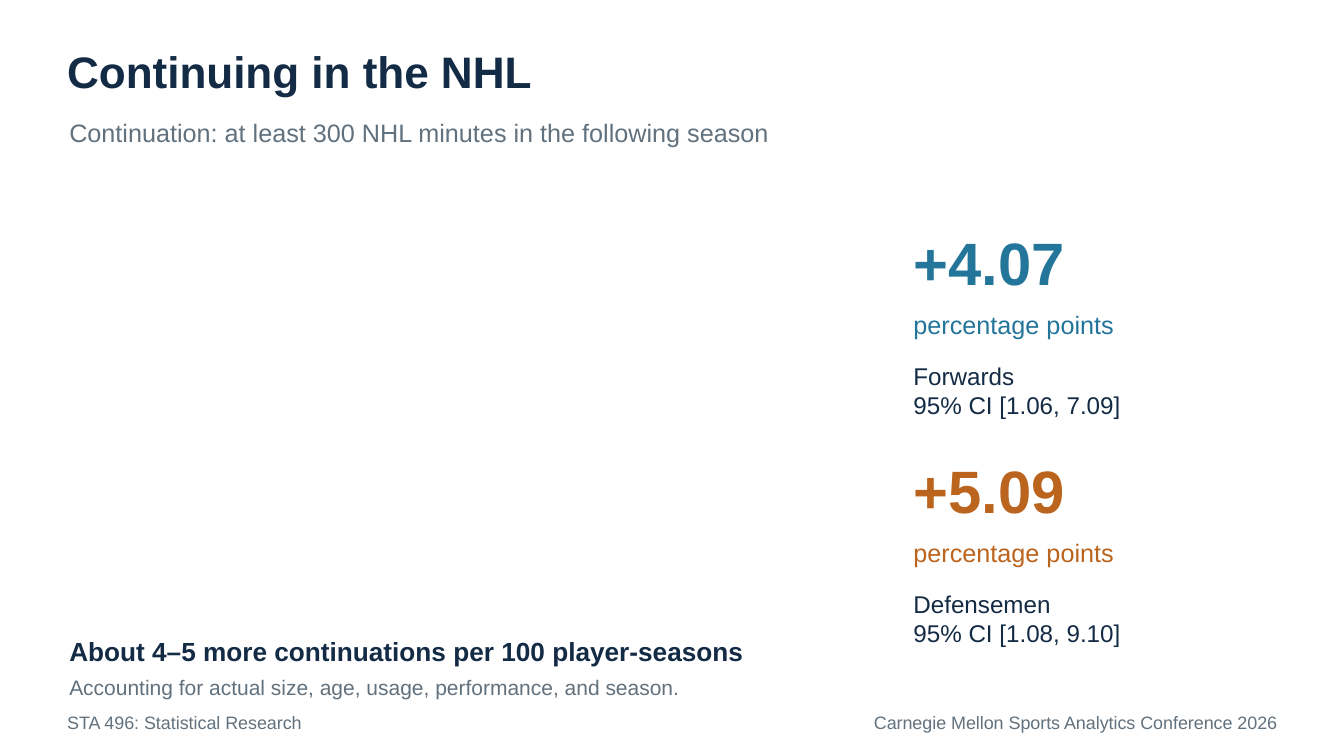
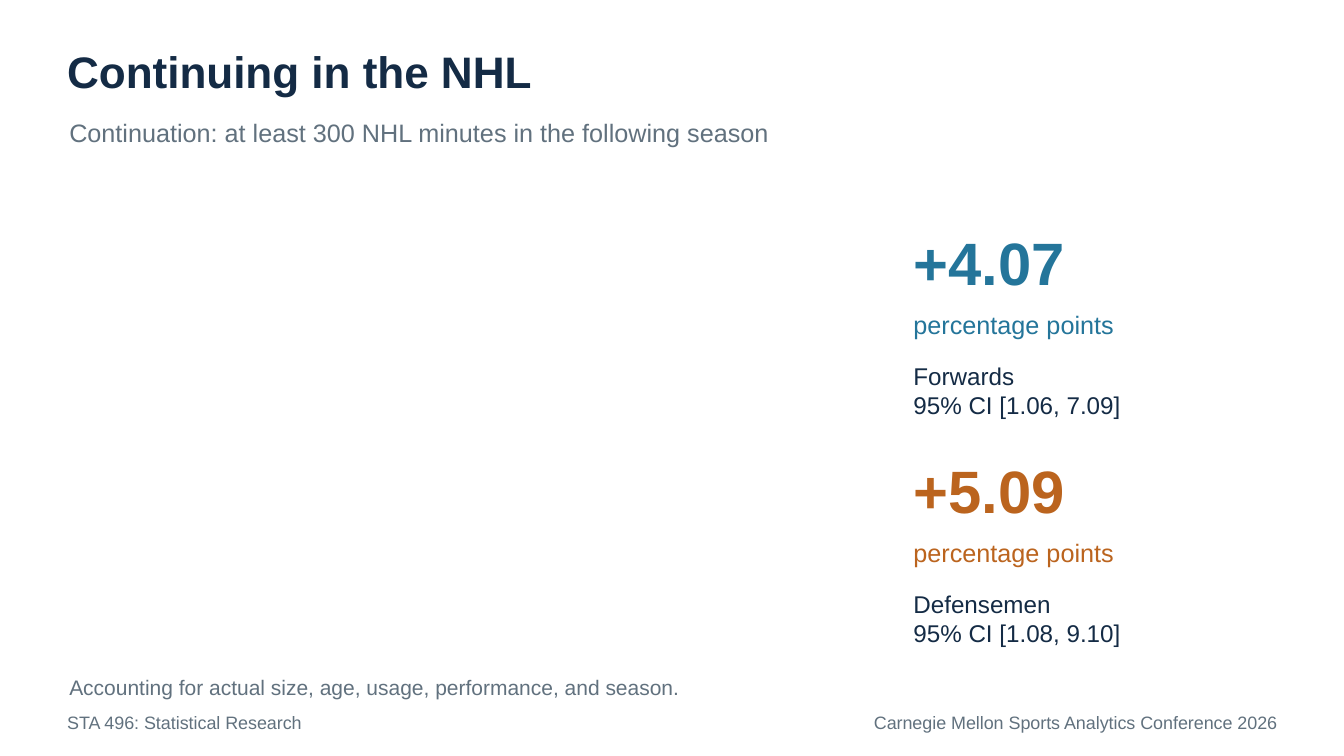
Before and after one commit to RentoSaijo/CSAx_STA496, a slide deck: slide 37 of reports/presentation.pptx. Drawn at 1344x756 pixels with LibreOffice and Linux fonts; fonts in the diff are those of the drawing. Boxes give left, top, right and bottom in pixels: in the first picture for what was removed or moved away, otherwise in the second. Text is boxed around its words. In the diff, an @@ line names an element or a change of style, - is before the commit and + after.

```diff
--- a/reports/presentation.pptx
+++ b/reports/presentation.pptx
@@ text removed at (69, 642, 743, 667) @@
-About 4–5 more continuations per 100 player-seasons
```
Also in this commit, not shown: 10 other slides changed.
